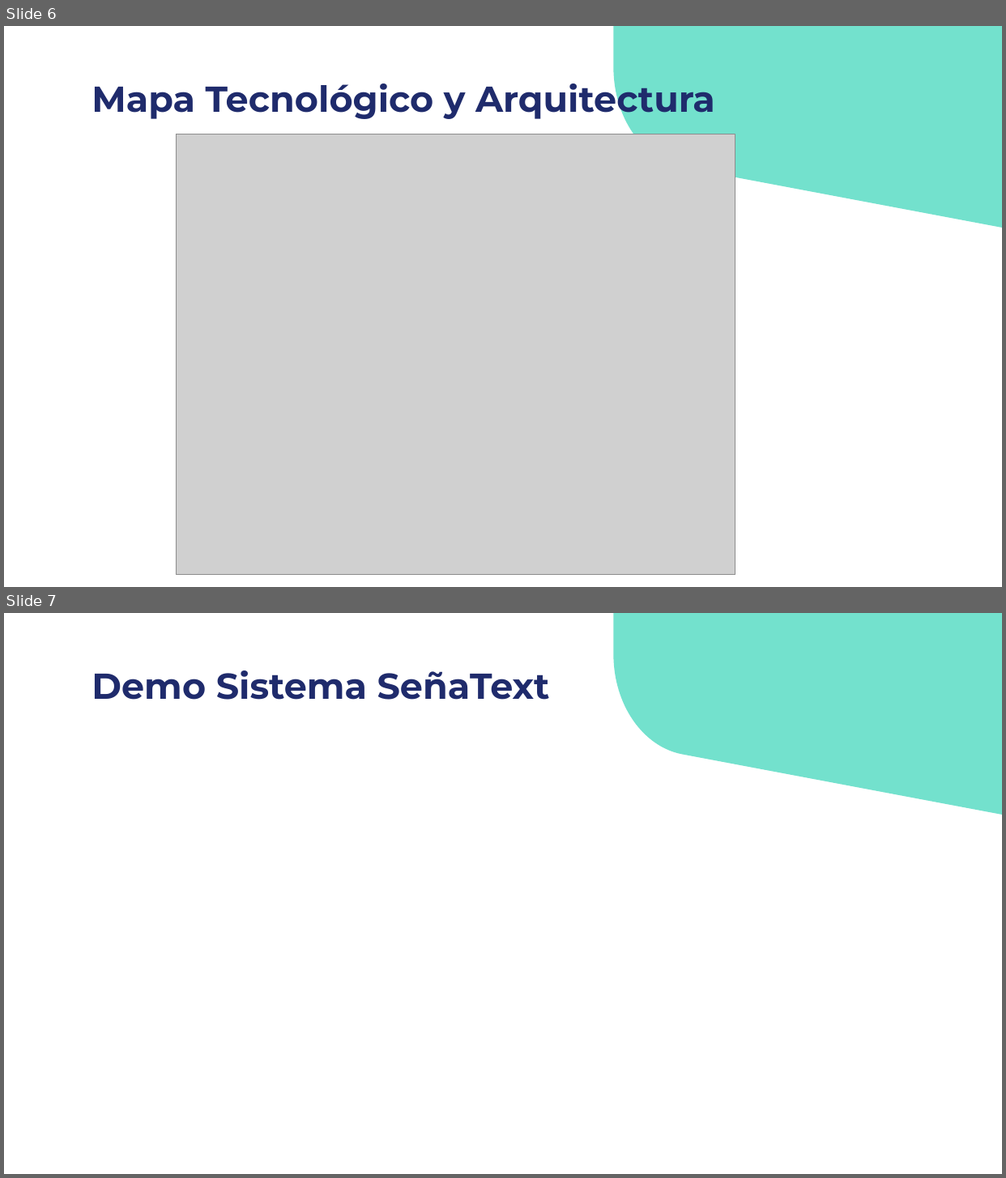
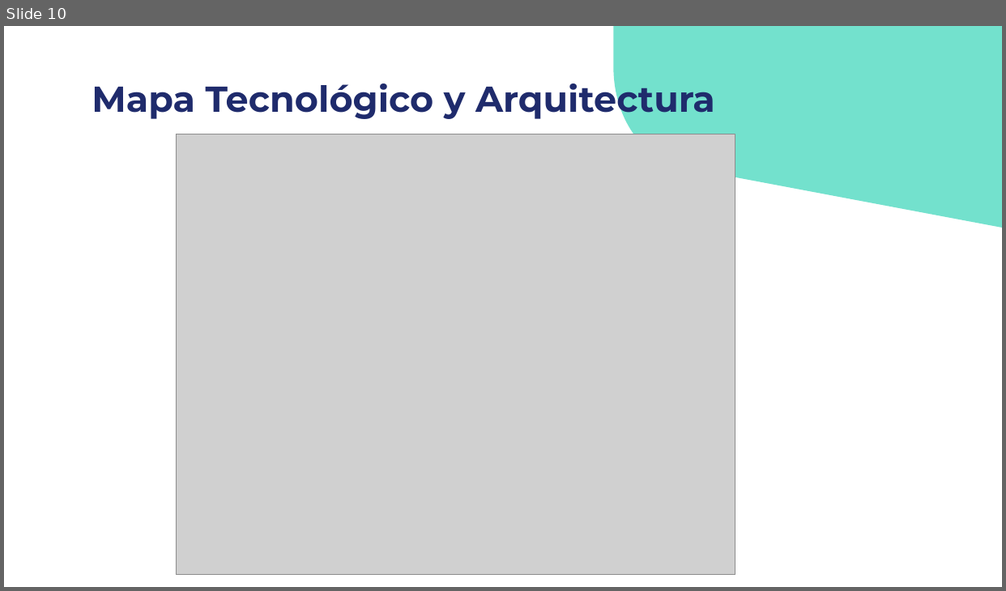
Before and after one commit to mtynnn/senatext, a slide deck: Fase 2/Evidencias Proyecto/Gestion_proyecto/Presentación Proyecto.pptx. Shown one above the other, each under a label of ours: slides 6 and 7 before the commit, slide 10 after it. The pictures are 1006x1178 and 1006x591 pixels, drawn with LibreOffice and Linux fonts; fonts in the diff are those of the drawing; grey boxes stand for pictures. Boxes give left, top, right and bottom in pixels: in the first picture for what was removed or moved away, otherwise in the second. Text is boxed around its words. In the diff, an @@ line names an element or a change of style, - is before the commit and + after.

```diff
--- a/Fase 2/Evidencias Proyecto/Gestion_proyecto/Presentación Proyecto.pptx
+++ b/Fase 2/Evidencias Proyecto/Gestion_proyecto/Presentación Proyecto.pptx
@@ slide 7 removed at (4, 613, 1002, 1174), background #FFFFFF; not listed: 1 template element that a slide beside it also shows @@
@@ title removed at (91, 671, 550, 700) @@
-Demo Sistema SeñaText
@@ what was slide 6 is now slide 10 @@
```
Also in this commit, not shown: 3 slides changed, 10 slides added, 3 other slides removed.
